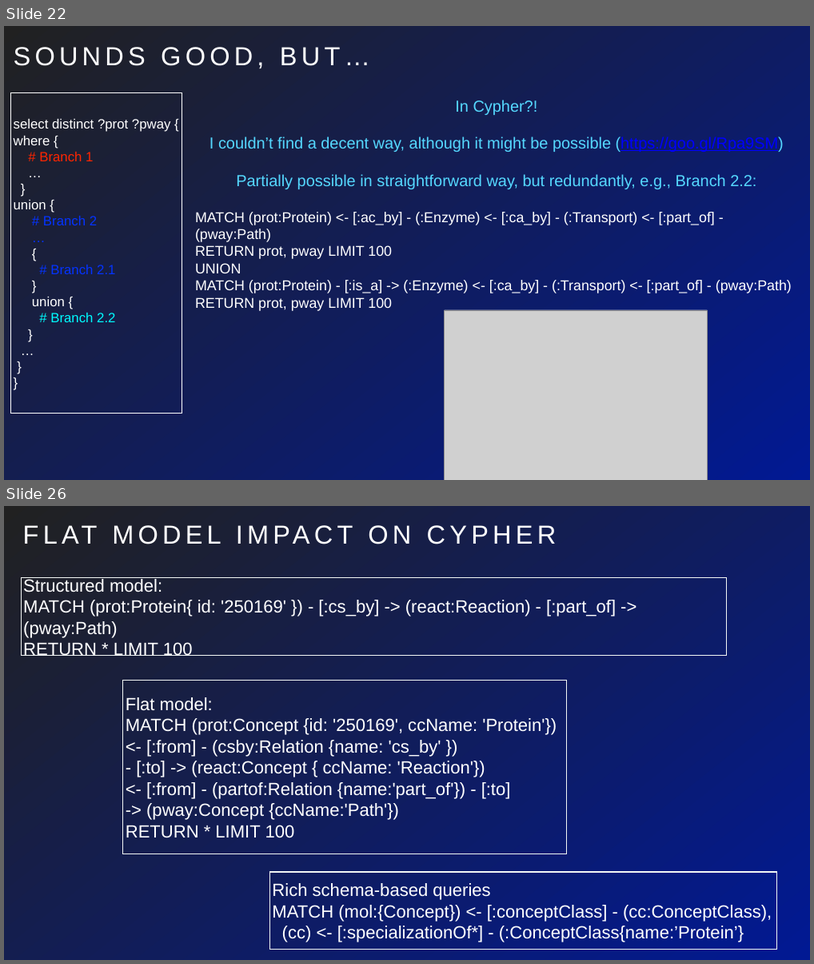
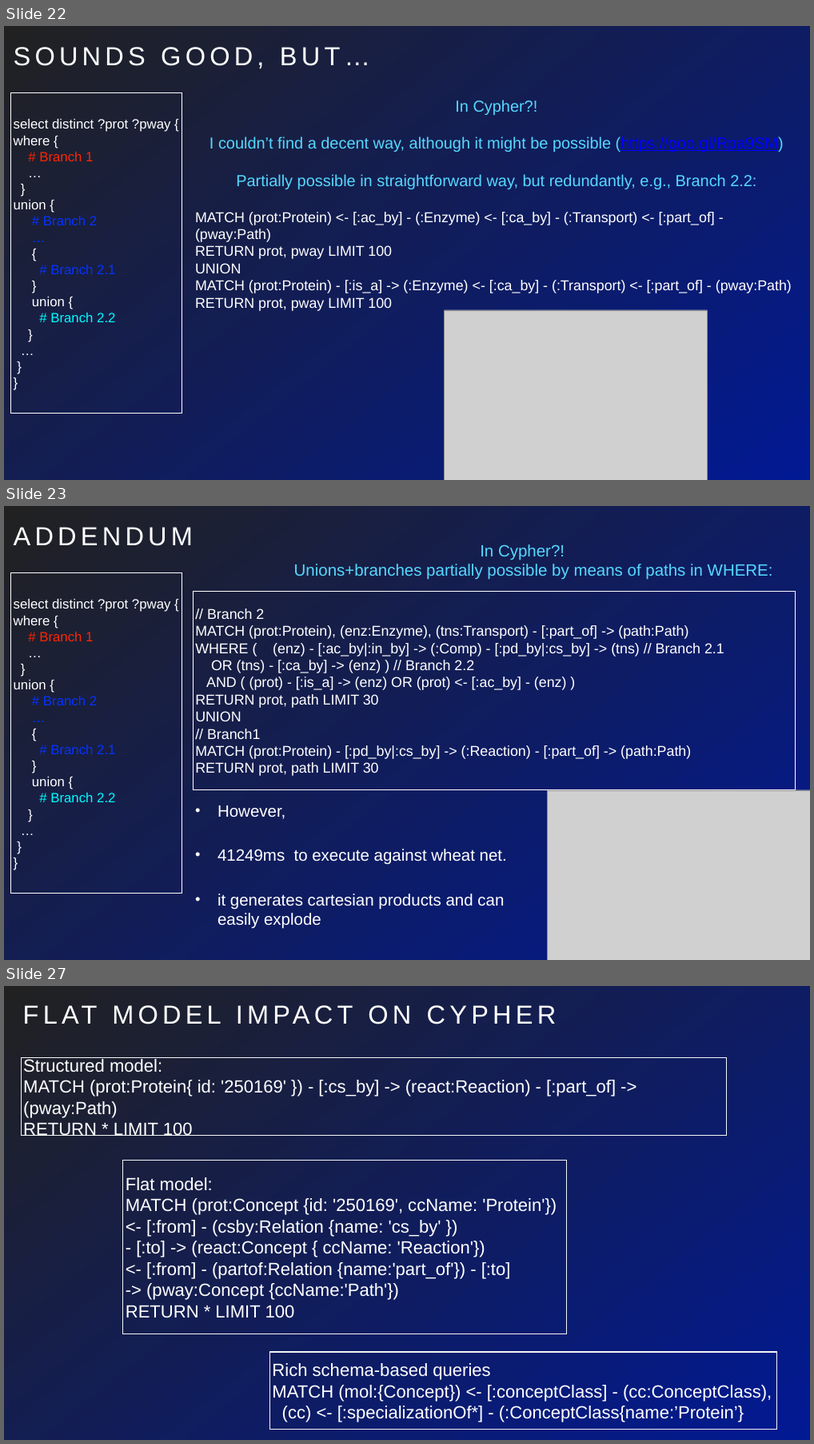
Before and after one commit to marco-brandizi/odx_neo4j_converter_test, a slide deck: test_report/ondex_graphdb_eval.pptx. Shown one above the other, each under a label of ours: slides 22 and 26 before the commit, slides 22, 23 and 27 after it; the slides between them are not shown. The pictures are 814x964 and 814x1444 pixels, drawn with LibreOffice and Linux fonts; fonts in the diff are those of the drawing; grey boxes stand for pictures. Boxes give left, top, right and bottom in pixels: in the first picture for what was removed or moved away, otherwise in the second. Text is boxed around its words. In the diff, an @@ line names an element or a change of style, - is before the commit and + after.

Commit message:
Adding WHERE paths considerations about Cypher.

```diff
--- a/test_report/ondex_graphdb_eval.pptx
+++ b/test_report/ondex_graphdb_eval.pptx
@@ slide 23 added at bbox=[4, 506, 810, 960], background gradient #011993 to #212121 @@
@@ text added at bbox=[14, 527, 193, 546], 62 pt, text #FFFFFF @@
+ADDENDUM
@@ text added at bbox=[294, 544, 774, 580], 39 pt, text #55D8FF @@
+IN CYPHER?!
+UNIONS+BRANCHES PARTIALLY POSSIBLE BY MEANS OF PATHS IN WHERE:
@@ rectangle added at bbox=[11, 573, 182, 892], outline #FFFFFF 2 pt, 32 pt, text #FFFFFF @@
+select distinct ?prot ?pway {
+where {
+# Branch 1
+…
+}
+union {
+# Branch 2
+…
+{
+# Branch 2.1
+}
+union {
+# Branch 2.2
+}
+…
+}
+}
@@ rectangle added at bbox=[193, 592, 795, 790], outline #FFFFFF 1 pt, 34 pt, text #FFFFFF @@
+// Branch 2
+MATCH (prot:Protein), (enz:Enzyme), (tns:Transport) - [:part_of] -> (path:Path)
+WHERE ( (enz) - [:ac_by|:in_by] -> (:Comp) - [:pd_by|:cs_by] -> (tns) // Branch 2.1
+OR (tns) - [:ca_by] -> (enz) ) // Branch 2.2
+AND ( (prot) - [:is_a] -> (enz) OR (prot) <- [:ac_by] - (enz) )
+RETURN prot, path LIMIT 30
+UNION
+// Branch1
+MATCH (prot:Protein) - [:pd_by|:cs_by] -> (:Reaction) - [:part_of] -> (path:Path)
+RETURN prot, path LIMIT 30
@@ picture added at bbox=[547, 790, 810, 960] @@
@@ text added at bbox=[218, 805, 507, 928], 39 pt, text #FFFFFF @@
+• However,
+• 41249ms to execute against wheat net.
+• it generates cartesian products and can easily explode
@@ what was slide 26 is now slide 27 @@
```
Also in this commit, not shown: 17 slides changed, 1 other slide added, 2 other files.
